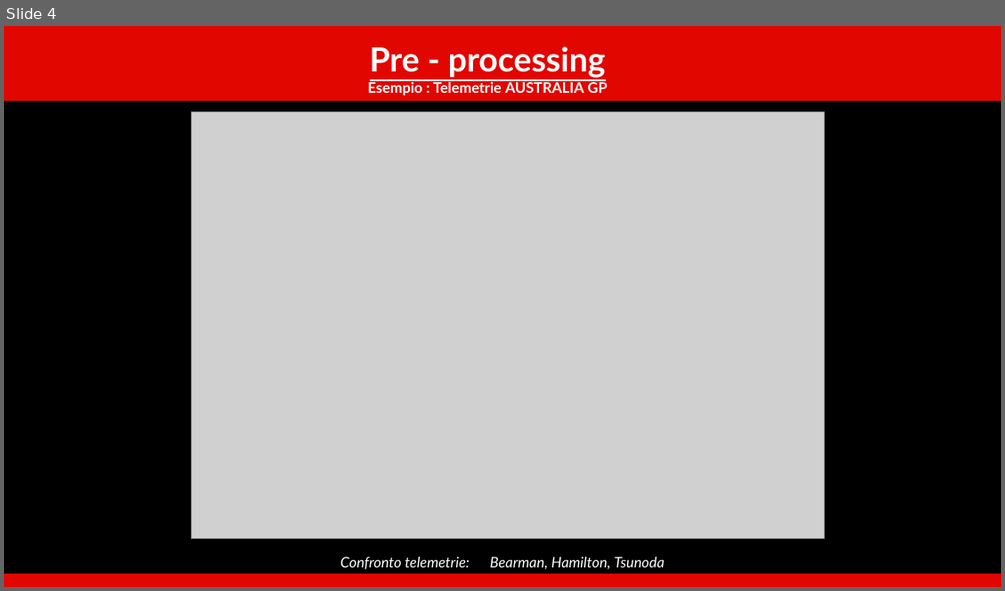
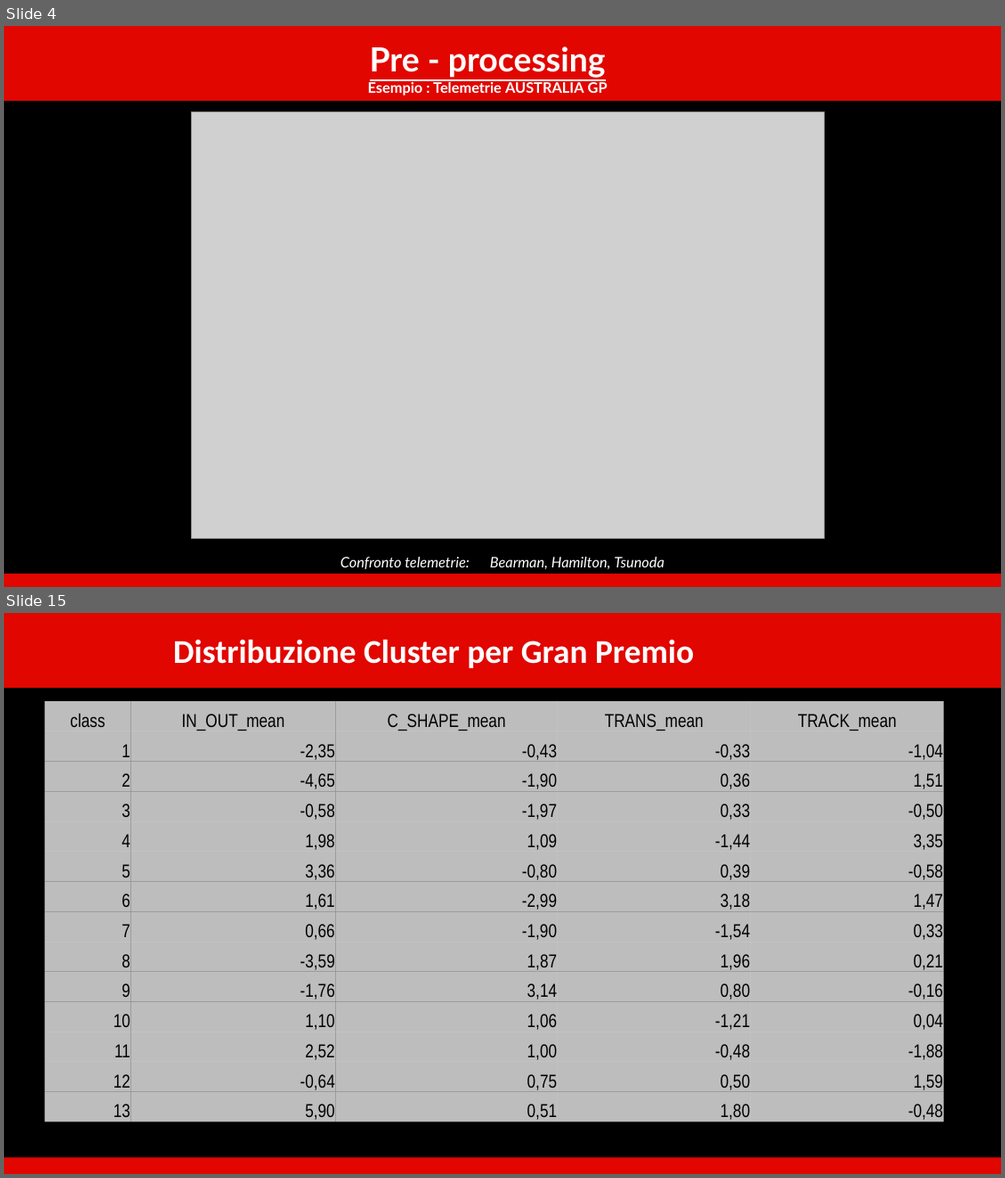
Before and after one commit to WBOnCedR/Stili_di_guida_f1, a slide deck: presentazione_F1_10min.pptx. Shown one above the other, each under a label of ours: slide 4 before the commit, slides 4 and 15 after it; the slides between them are not shown. The pictures are 1005x591 and 1005x1178 pixels, drawn with LibreOffice and Linux fonts; fonts in the diff are those of the drawing; grey boxes stand for pictures. Boxes give left, top, right and bottom in pixels: in the first picture for what was removed or moved away, otherwise in the second. Text is boxed around its words. In the diff, an @@ line names an element or a change of style, - is before the commit and + after.

```diff
--- a/presentazione_F1_10min.pptx
+++ b/presentazione_F1_10min.pptx
@@ slide 15 added at [4, 613, 1001, 1174], background #000000 @@
@@ rectangle added at [4, 613, 1001, 688], fill #E10600 @@
@@ text added at [173, 639, 694, 668], 32 pt, text #FFFFFF, bold @@
+Distribuzione Cluster per Gran Premio
@@ table added at [44, 701, 944, 1126], 14 rows, 5 columns @@
+class | IN_OUT_mean | C_SHAPE_mean | TRANS_mean | TRACK_mean
+1 | -2,35 | -0,43 | -0,33 | -1,04
+2 | -4,65 | -1,90 | 0,36 | 1,51
+3 | -0,58 | -1,97 | 0,33 | -0,50
+4 | 1,98 | 1,09 | -1,44 | 3,35
+5 | 3,36 | -0,80 | 0,39 | -0,58
+6 | 1,61 | -2,99 | 3,18 | 1,47
+7 | 0,66 | -1,90 | -1,54 | 0,33
+8 | -3,59 | 1,87 | 1,96 | 0,21
+9 | -1,76 | 3,14 | 0,80 | -0,16
+10 | 1,10 | 1,06 | -1,21 | 0,04
+11 | 2,52 | 1,00 | -0,48 | -1,88
+12 | -0,64 | 0,75 | 0,50 | 1,59
+13 | 5,90 | 0,51 | 1,80 | -0,48
@@ rectangle added at [4, 1158, 1001, 1174], fill #E10600 @@
```
Also in this commit, not shown: 15 slides changed, 2 other slides added, 12 other files.
